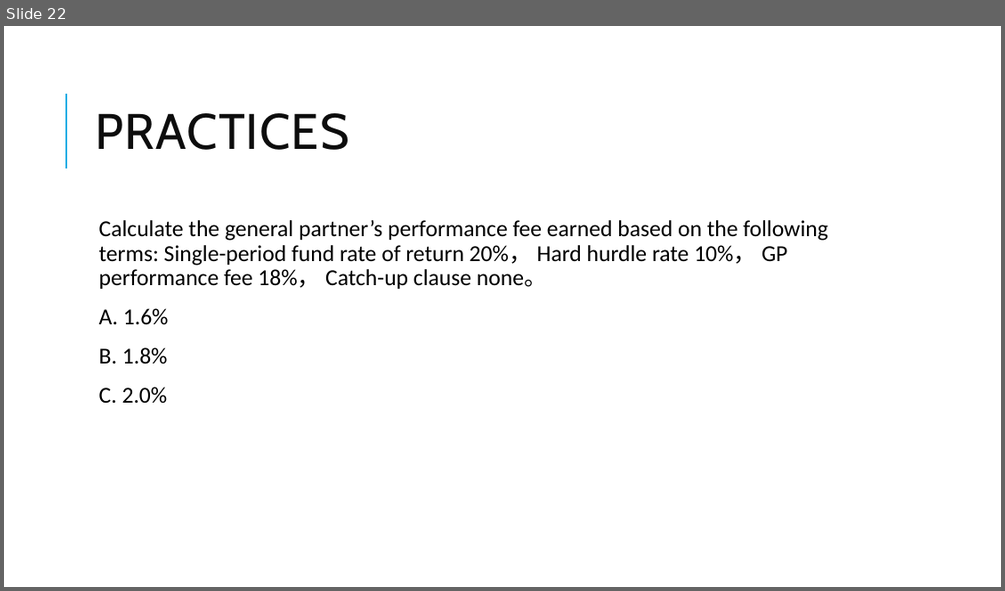
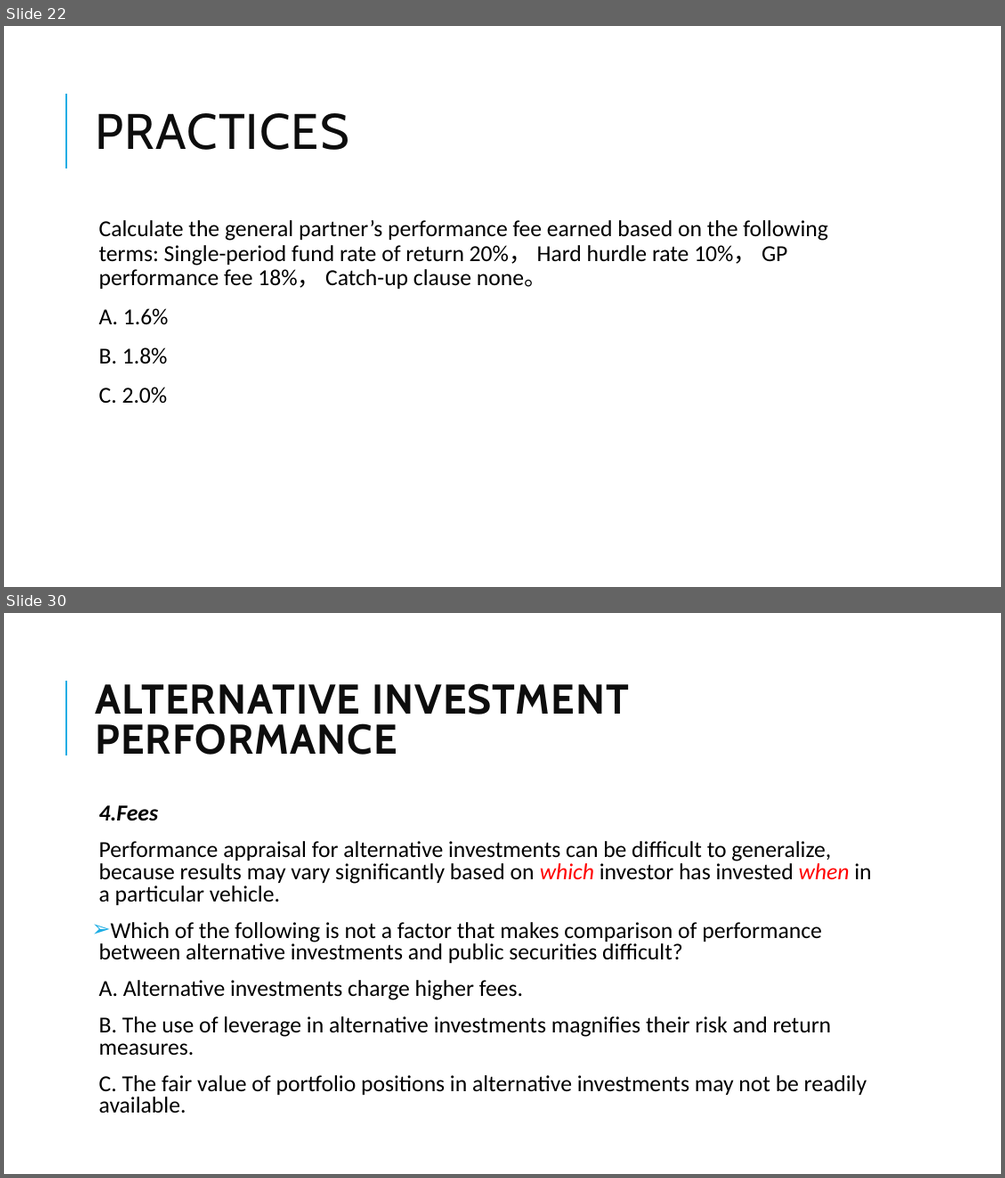
Before and after one commit to Isco0530/data, a slide deck: 2024Alternative.pptx. Shown one above the other, each under a label of ours: slide 22 before the commit, slides 22 and 30 after it; the slides between them are not shown. The pictures are 1005x591 and 1005x1178 pixels, drawn with LibreOffice and Linux fonts; fonts in the diff are those of the drawing. Boxes give left, top, right and bottom in pixels: in the first picture for what was removed or moved away, otherwise in the second. Text is boxed around its words. In the diff, an @@ line names an element or a change of style, - is before the commit and + after.

```diff
--- a/2024Alternative.pptx
+++ b/2024Alternative.pptx
@@ slide 30 added at <box>4,613,1001,1174</box>, background #FFFFFF; not listed: 1 template element that a slide beside it also shows @@
@@ title added at <box>95,683,629,755</box>, 40 pt, text #0D0D0D, bold @@
+ALTERNATIVE INVESTMENT PERFORMANCE
@@ text added at <box>99,805,871,1112</box>, 22 pt, text #000000 @@
+  4.Fees
+  Performance appraisal for alternative investments can be difficult to generalize, because results may vary significantly based on which investor has invested when in a particular vehicle.
+➢ Which of the following is not a factor that makes comparison of performance between alternative investments and public securities difficult?
+  A. Alternative investments charge higher fees.
+  B. The use of leverage in alternative investments magnifies their risk and return measures.
+  C. The fair value of portfolio positions in alternative investments may not be readily available.
```
Also in this commit, not shown: 6 slides changed, 7 other slides added.
